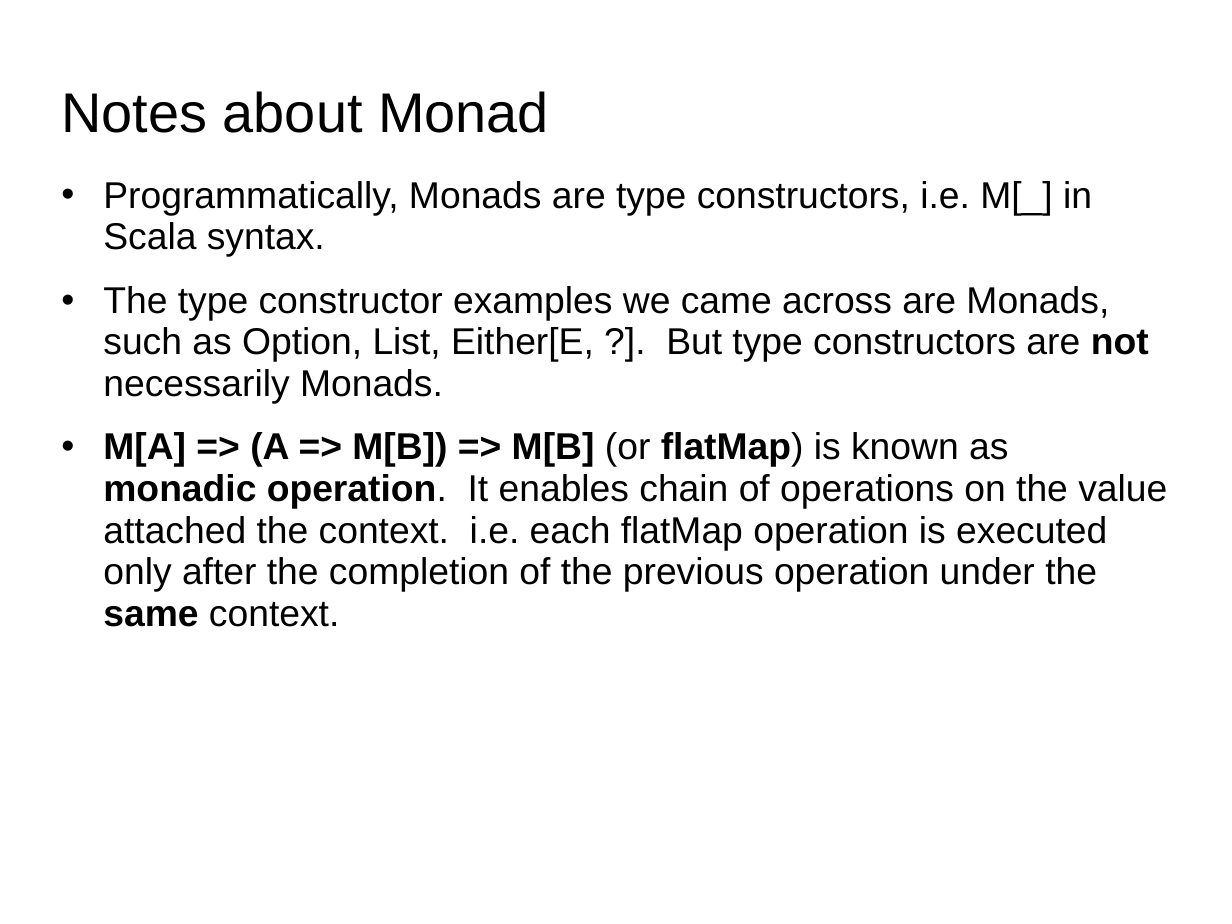
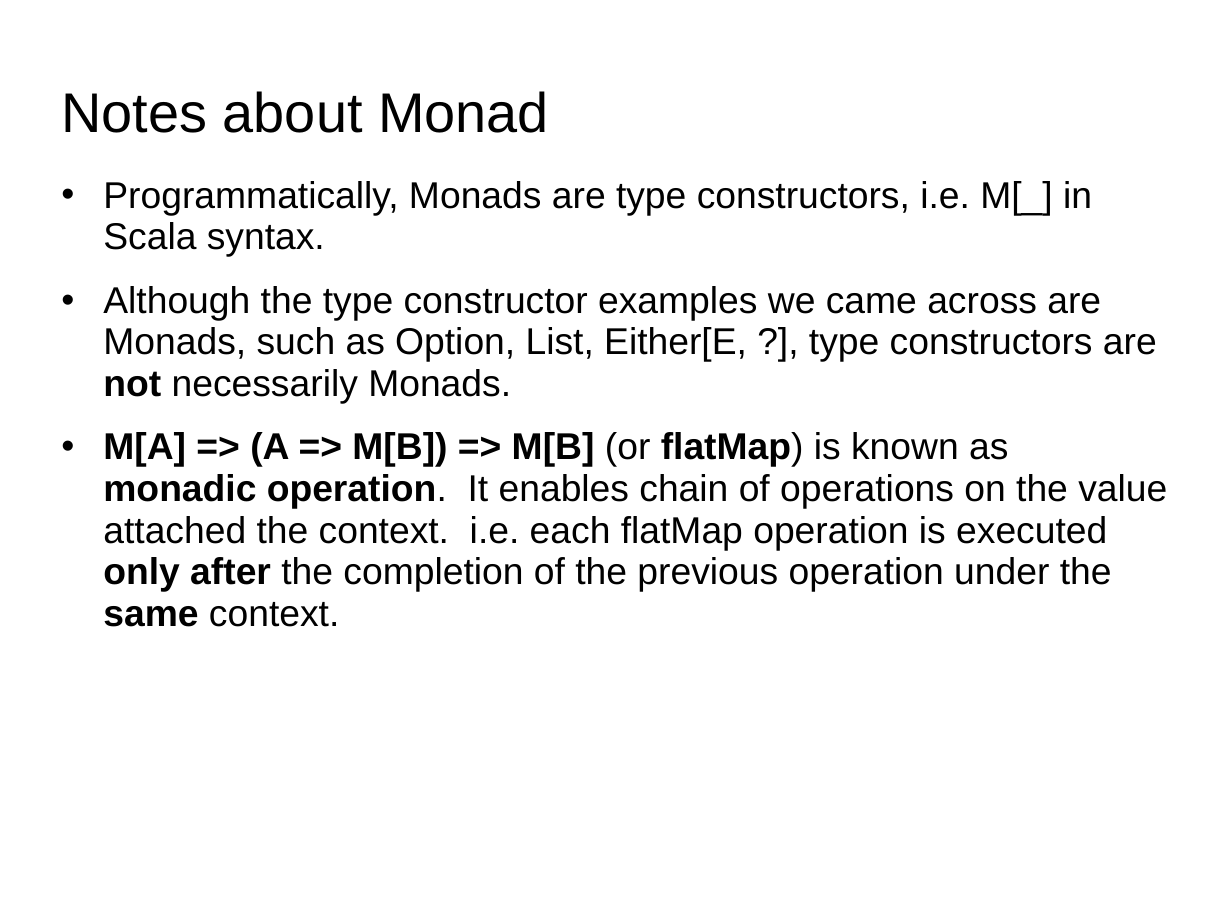
Before and after one commit to amywong-monster/Presentations, a slide deck: slide 13 of 2021-09-16-Basic-FP-Pattern.ppt. Drawn at 1232x924 pixels with LibreOffice and Linux fonts; fonts in the diff are those of the drawing. Boxes give left, top, right and bottom in pixels: in the first picture for what was removed or moved away, otherwise in the second. Text is boxed around its words. In the diff, an @@ line names an element or a change of style, - is before the commit and + after.

Commit message:
Add few pages

```diff
--- a/2021-09-16-Basic-FP-Pattern.ppt
+++ b/2021-09-16-Basic-FP-Pattern.ppt
@@ text at (x1=103, y1=286, x2=1157, y2=404): text changed @@
-• The type constructor examples we came across are Monads, such as Option, List, Either[E, ?]. But type constructors are not necessarily Monads.
+• Although the type constructor examples we came across are Monads, such as Option, List, Either[E, ?], type constructors are not necessarily Monads.
@@ text at (x1=103, y1=432, x2=1167, y2=627): bold on in "only after" @@
```
Also in this commit, not shown: 3 other slides changed.
